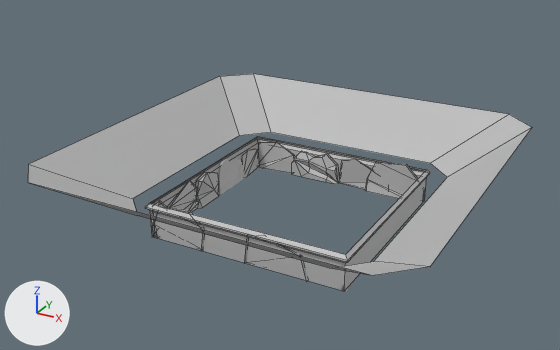
An edit to the FBX model Assets/Meshes/Walls.fbx, drawn before and after from the same camera.
One viewpoint serves both versions: a 50 mm camera at (21.7, -53.1, 28.0) aimed at (-5.0, -4.6, 3.8). The lights are fixed; the arrows at lower left show +X, +Y and +Z. Mesh edges are drawn as thin lines on the coarser meshes. Where no turn or scale is listed for an object, it has been applied to the vertices.

Names of what the first picture shows: 'Wall_Exterior', 'wall_01', 'wall_02', 'wall_03', 'wall_05', 'wall_06', 'wall_07', 'wall_08'.
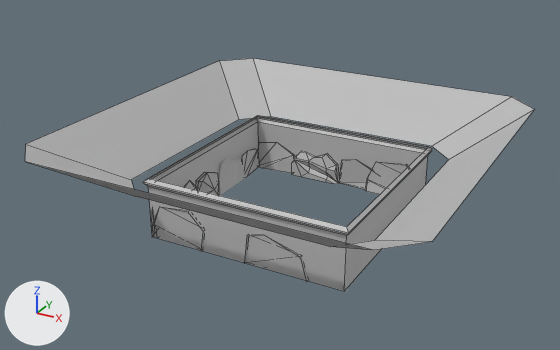
Pixel boxes (x1, y1, x2, y2) of what changed, in the pictures (560 x 350 px):
'polySurface2', added: after (25, 58, 534, 291)
'Wall_Exterior', no longer drawn: before (28, 74, 532, 291)

Patch to the scene script:
```diff
--- a/Assets/Meshes/Walls.fbx.py
+++ b/Assets/Meshes/Walls.fbx.py
@@ me_mesh_1 @@
+me_mesh_1.from_pydata(...)  # 36 vertices, 24 faces; spans x -19.0..11.0, y -19.0..11.0, z 0.0..7.8
+me_mesh_1.materials.append(mat_lambert1)  # grey #bcbcbc
@@ ob_wall_exterior @@
-ob_wall_exterior = bpy.data.objects.new('Wall_Exterior', me_mesh)
+ob_wall_exterior = bpy.data.objects.new('Wall_Exterior', None)
 ob_wall_exterior.parent = ob_walls
@@ ob_polysurface2 @@
+ob_polysurface2 = bpy.data.objects.new('polySurface2', me_mesh_1)
+ob_polysurface2.location = (0.0, 0.0, 0.0)
```
